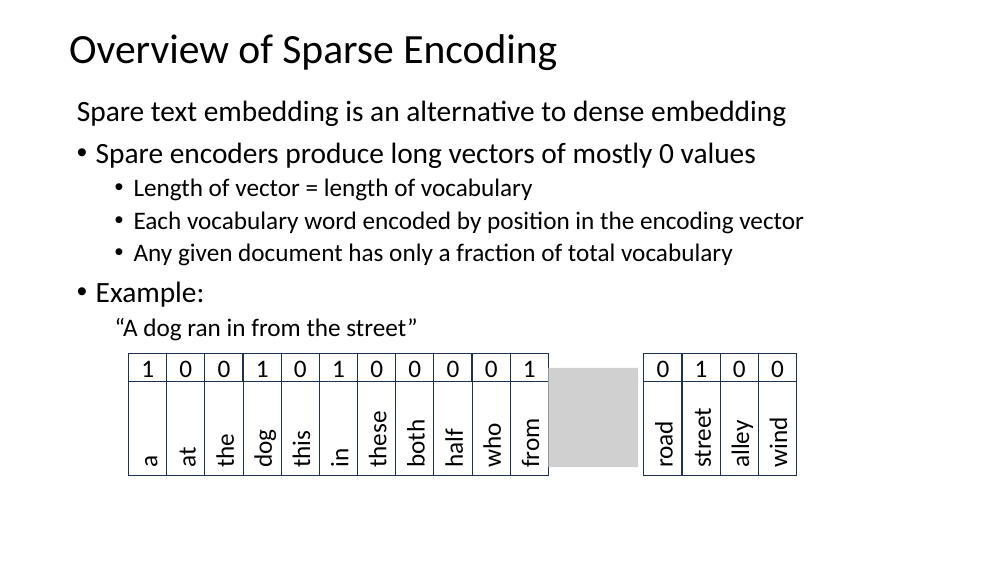
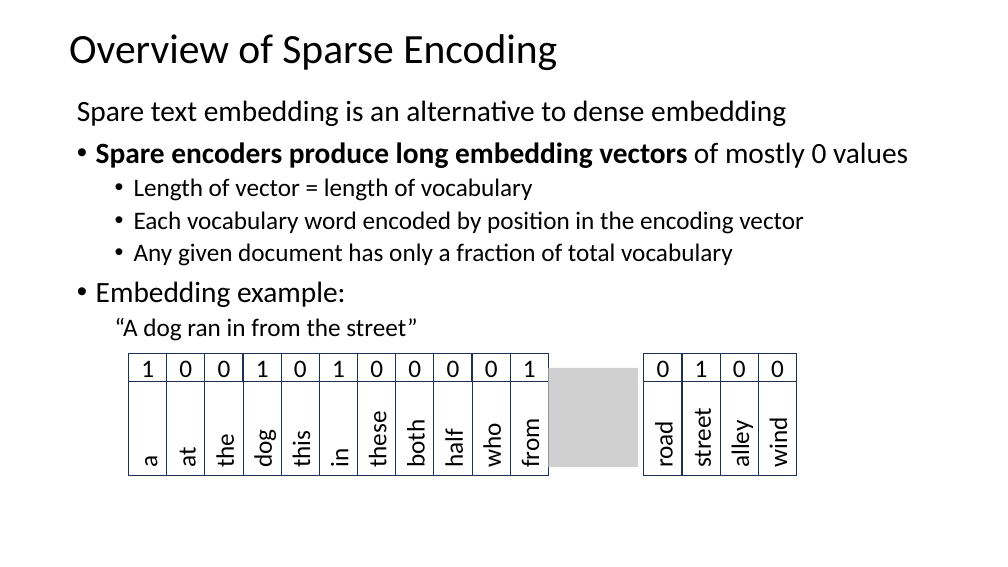
Before and after one commit to harelgabainew/school1, a slide deck: slide 25 of slides/7_DocumentWebSearching.pptx. Drawn at 1008x567 pixels with LibreOffice and Linux fonts; fonts in the diff are those of the drawing; grey boxes stand for pictures. Boxes give left, top, right and bottom in pixels: in the first picture for what was removed or moved away, otherwise in the second. Text is boxed around its words. In the diff, an @@ line names an element or a change of style, - is before the commit and + after.

Commit message:
Added slides on sparse search retriever-received model and sparse vector embedding

```diff
--- a/slides/7_DocumentWebSearching.pptx
+++ b/slides/7_DocumentWebSearching.pptx
@@ text at (x1=96, y1=142, x2=908, y2=168): text changed; bold on @@
-• Spare encoders produce long vectors of mostly 0 values
+• Spare encoders produce long embedding vectors of mostly 0 values
@@ text at (x1=96, y1=281, x2=345, y2=307): text changed @@
-• Example:
+• Embedding example:
```
Also in this commit, not shown: 4 other slides changed, 14 slides added, 57 slides removed.
